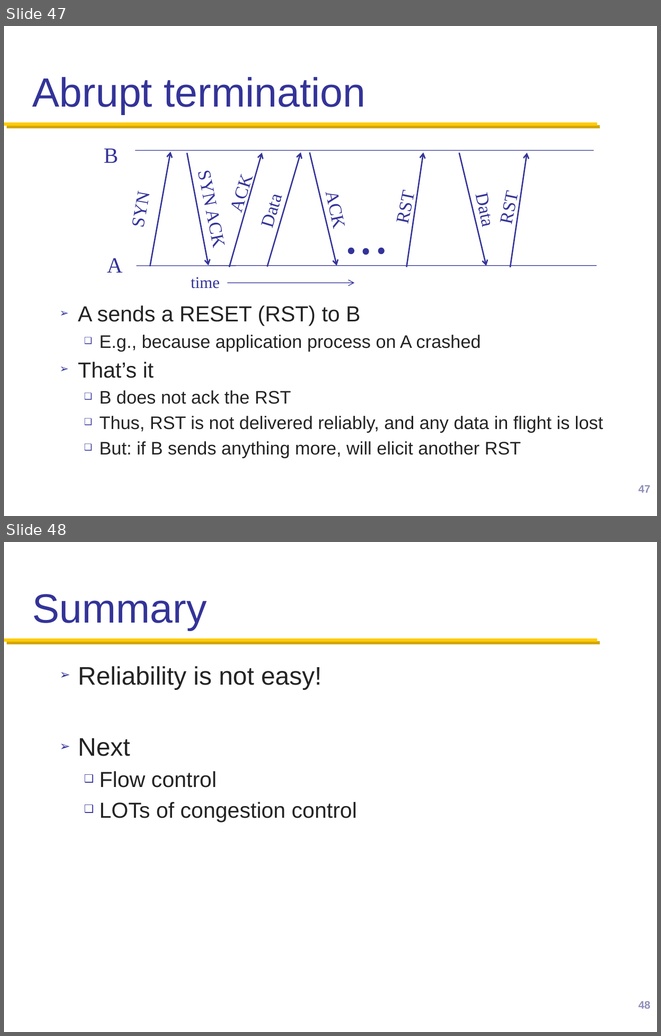
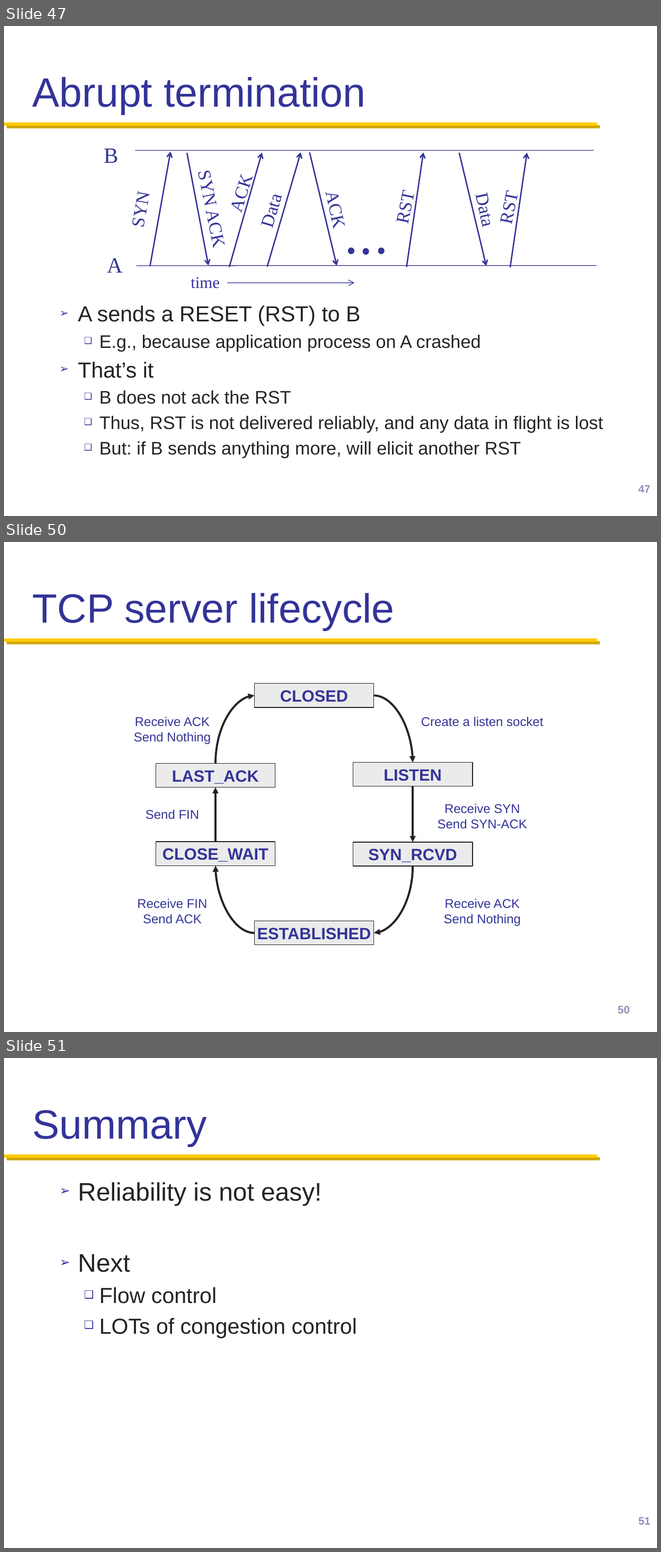
Before and after one commit to henryhxu/CSCI4430-ESTR4120, a slide deck: lec/lec7.pptx. Shown one above the other, each under a label of ours: slides 47 and 48 before the commit, slides 47, 50 and 51 after it; the slides between them are not shown. The pictures are 661x1036 and 661x1552 pixels, drawn with LibreOffice and Linux fonts; fonts in the diff are those of the drawing; background and template pictures are left out. Boxes give left, top, right and bottom in pixels: in the first picture for what was removed or moved away, otherwise in the second. Text is boxed around its words. In the diff, an @@ line names an element or a change of style, - is before the commit and + after.

```diff
--- a/lec/lec7.pptx
+++ b/lec/lec7.pptx
@@ slide 50 added at [4, 542, 657, 1032], background #FFFFFF; not listed: 1 template element that a slide beside it also shows @@
@@ title added at [32, 593, 395, 631], 45 pt, text #333399 @@
+TCP server lifecycle
@@ rectangle added at [254, 684, 373, 708], fill #EBEBEB, outline #232323 0.75 pt, 18 pt, text #333399, bold @@
+CLOSED
@@ curved arrow added from (215, 764) to (254, 696), #232323 2.25 pt @@
@@ curved arrow added from (373, 696) to (413, 762), #232323 2.25 pt @@
@@ text added at [134, 716, 211, 744], 14 pt, text #333399 @@
+Receive ACK
+Send Nothing
@@ text added at [421, 716, 543, 726], 14 pt, text #333399 @@
+Create a listen socket
@@ rectangle added at [156, 764, 275, 787], fill #EBEBEB, outline #232323 0.75 pt, 18 pt, text #333399, bold @@
+LAST_ACK
@@ rectangle added at [353, 762, 472, 786], fill #EBEBEB, outline #232323 0.75 pt, 18 pt, text #333399, bold @@
+LISTEN
@@ arrow added from (215, 841) to (215, 787), #232323 2.25 pt @@
@@ arrow added from (413, 786) to (413, 841), #232323 2.25 pt @@
@@ text added at [146, 809, 200, 819], 14 pt, text #333399 @@
+Send FIN
@@ text added at [438, 803, 527, 829], 14 pt, text #333399 @@
+Receive SYN
+Send SYN-ACK
@@ rectangle added at [156, 841, 275, 866], fill #EBEBEB, outline #232323 0.75 pt, 18 pt, text #333399, bold @@
+CLOSE_WAIT
@@ rectangle added at [353, 841, 472, 866], fill #EBEBEB, outline #232323 0.75 pt, 18 pt, text #333399, bold @@
+SYN_RCVD
@@ curved arrow added from (254, 933) to (215, 865), #232323 2.25 pt @@
@@ curved arrow added from (413, 866) to (373, 933), #232323 2.25 pt @@
@@ text added at [137, 898, 208, 924], 14 pt, text #333399 @@
+Receive FIN
+Send ACK
@@ text added at [444, 898, 521, 926], 14 pt, text #333399 @@
+Receive ACK
+Send Nothing
@@ rectangle added at [254, 921, 373, 945], fill #EBEBEB, outline #232323 0.75 pt, 18 pt, text #333399, bold @@
+ESTABLISHED
@@ page number added at [618, 1006, 630, 1013], 12 pt, text #9090BA @@
+50
@@ what was slide 48 is now slide 51 @@
@@ page number at [638, 1517, 651, 1524]: text changed @@
-48
+51
```
Also in this commit, not shown: 1 slide changed, 2 other slides added, 1 other file.
